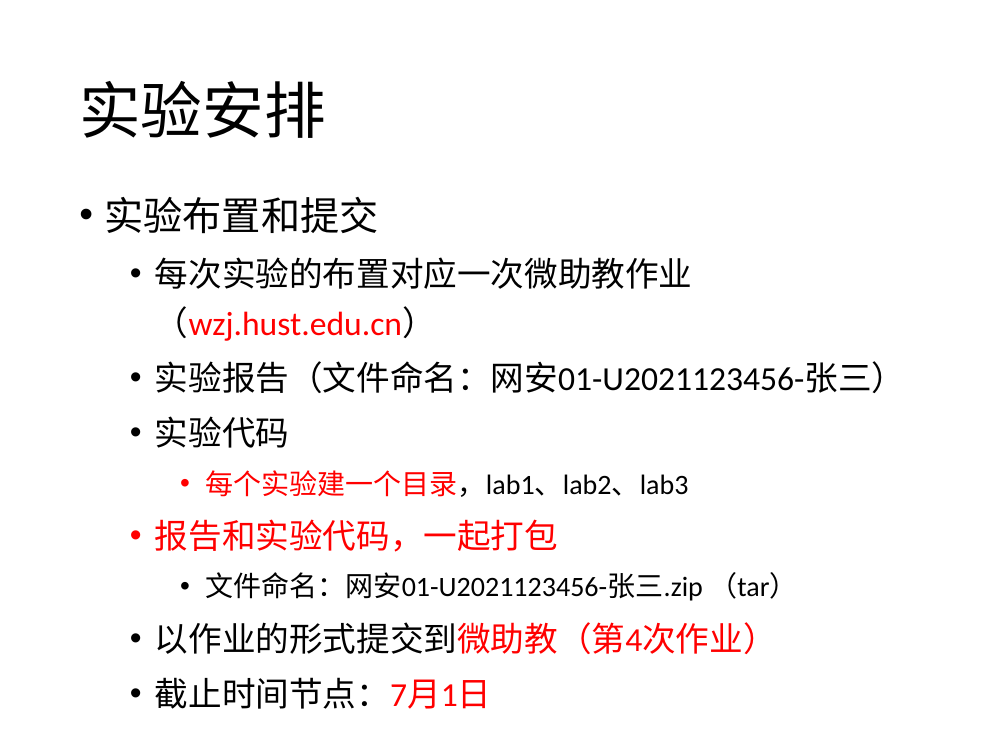
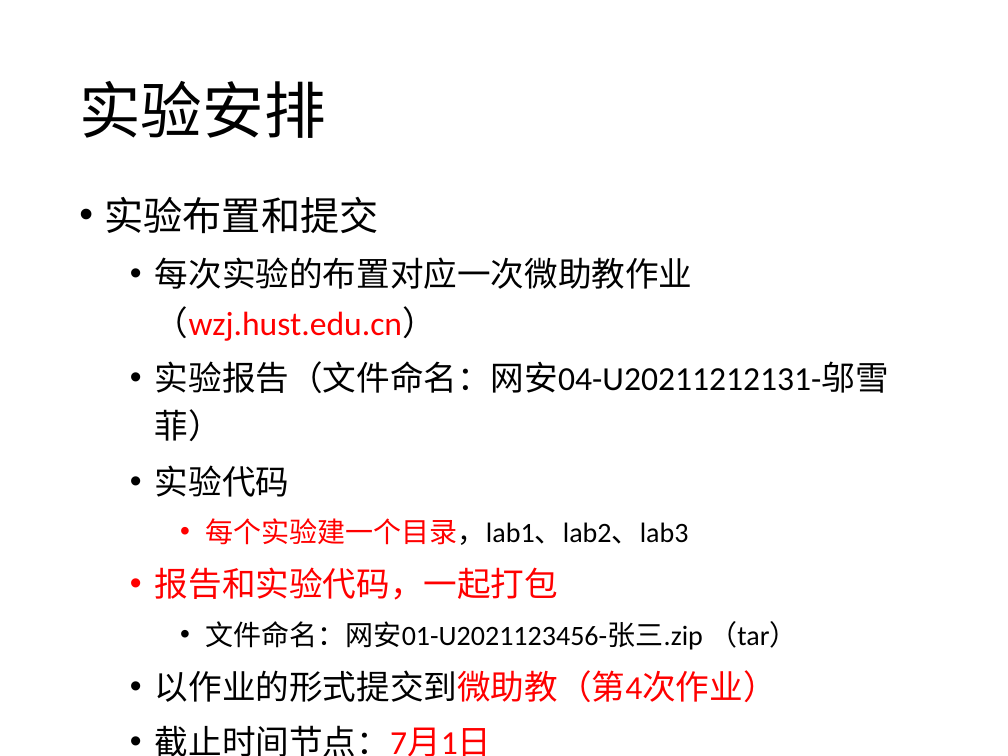
Before and after one commit to shiftw041/InformationSystemSecurity, a slide deck: slide 4 of shiftw/lab/lab2/实验安排-2024(提交要求).pptx. Drawn at 1008x756 pixels with LibreOffice and Linux fonts; fonts in the diff are those of the drawing. Boxes give left, top, right and bottom in pixels: in the first picture for what was removed or moved away, otherwise in the second. Text is boxed around its words. In the diff, an @@ line names an element or a change of style, - is before the commit and + after.

```diff
--- a/shiftw/lab/lab2/实验安排-2024(提交要求).pptx
+++ b/shiftw/lab/lab2/实验安排-2024(提交要求).pptx
@@ text at [155,361,889,441]: text changed @@
-  • 实验报告（文件命名：网安01-U2021123456-张三）
+  • 实验报告（文件命名：网安04-U20211212131-邬雪菲）
```
Also in this commit, not shown: 14 other files.
